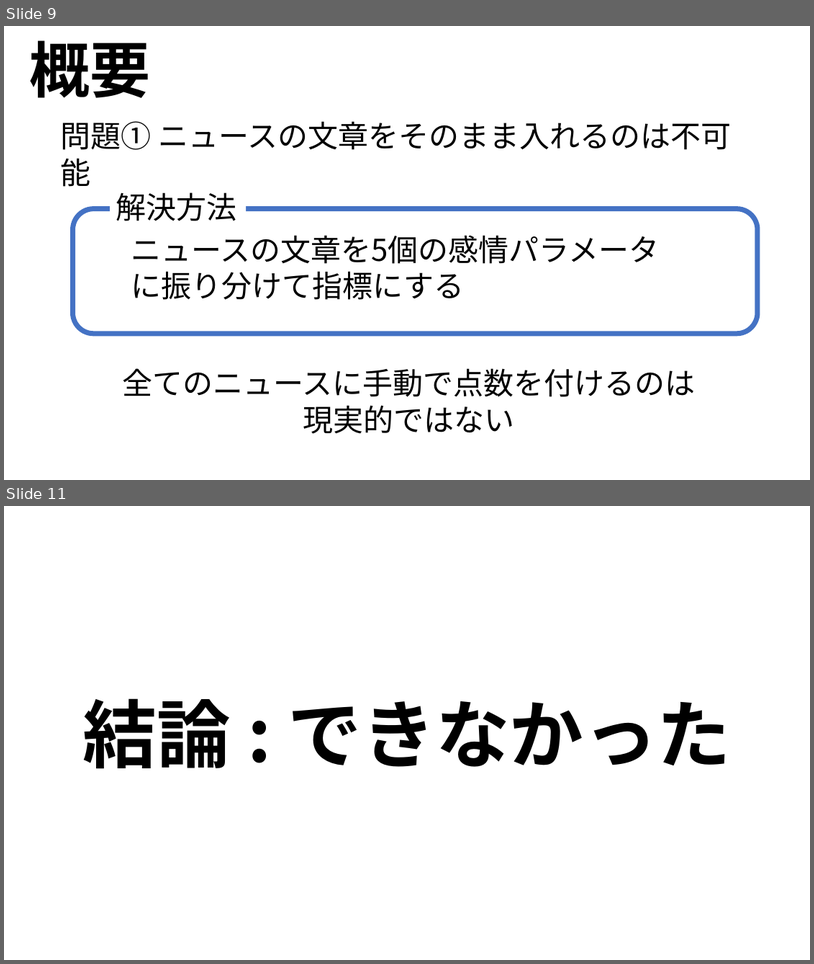
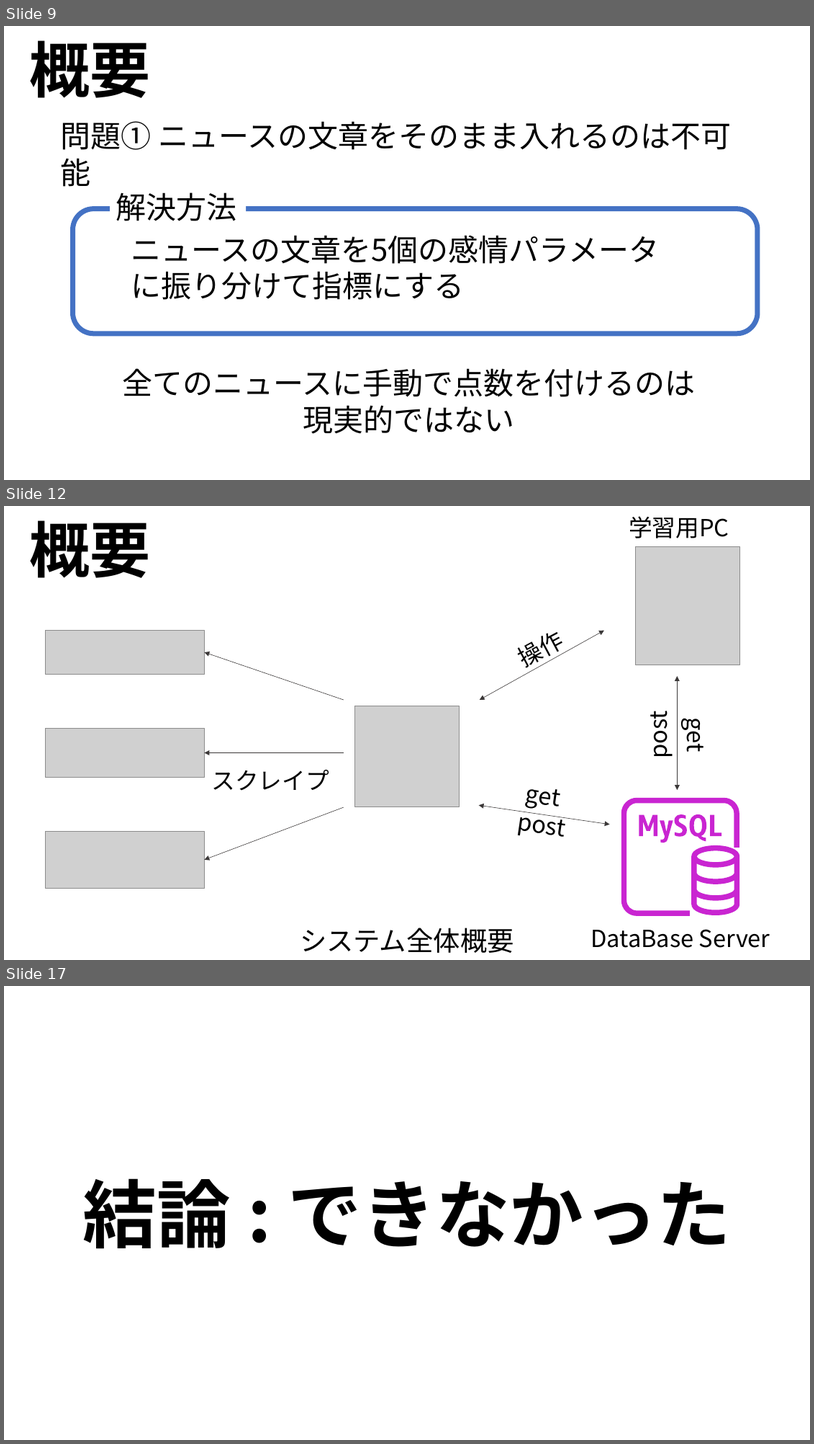
Before and after one commit to ryoww/PBL_stock, a slide deck: 最終報告.pptx. Shown one above the other, each under a label of ours: slides 9 and 11 before the commit, slides 9, 12 and 17 after it; the slides between them are not shown. The pictures are 814x964 and 814x1444 pixels, drawn with LibreOffice and Linux fonts; fonts in the diff are those of the drawing; grey boxes stand for pictures. Boxes give left, top, right and bottom in pixels: in the first picture for what was removed or moved away, otherwise in the second. Text is boxed around its words. In the diff, an @@ line names an element or a change of style, - is before the commit and + after.

```diff
--- a/最終報告.pptx
+++ b/最終報告.pptx
@@ slide 12 added at (4, 506, 810, 960), background #FFFFFF @@
@@ text added at (30, 520, 151, 578), 72 pt, text #000000, bold @@
+概要
@@ text added at (629, 516, 729, 538), 28 pt, text #000000 @@
+学習用PC
@@ picture added at (636, 546, 741, 665) @@
@@ picture added at (45, 631, 204, 674) @@
@@ double arrow added from (604, 631) to (480, 700), #3B3838 0.5 pt @@
@@ arrow added from (344, 700) to (204, 652), #3B3838 0.5 pt @@
@@ text added at (524, 644, 545, 674), 28 pt, text #000000 @@
+操作
@@ double arrow added from (678, 676) to (678, 790), #3B3838 0.5 pt @@
@@ picture added at (355, 705, 460, 807) @@
@@ text added at (640, 715, 674, 756), 28 pt, text #000000 @@
+post
@@ text added at (681, 720, 715, 751), 28 pt, text #000000 @@
+get
@@ picture added at (45, 728, 204, 777) @@
@@ arrow added from (344, 753) to (204, 753), #3B3838 0.5 pt @@
@@ text added at (212, 770, 329, 790), 28 pt, text #000000 @@
+スクレイプ
@@ arrow added from (344, 807) to (204, 860), #3B3838 0.5 pt @@
@@ double arrow added from (479, 805) to (610, 824), #3B3838 0.5 pt @@
@@ text added at (517, 806, 564, 836), 28 pt, text #000000 @@
+post
@@ text added at (525, 789, 559, 808), 28 pt, text #000000 @@
+get
@@ freeform shape added at (622, 798, 741, 916), fill #C925D1 @@
@@ picture added at (45, 831, 204, 888) @@
@@ text added at (300, 927, 514, 952), 32 pt, text #000000 @@
+システム全体概要図
@@ text added at (591, 929, 771, 947), 28 pt, text #000000 @@
+DataBase Server
@@ what was slide 11 is now slide 17 @@
```
Also in this commit, not shown: 1 slide changed, 8 other slides added, 1 slide removed, 3 other files.
